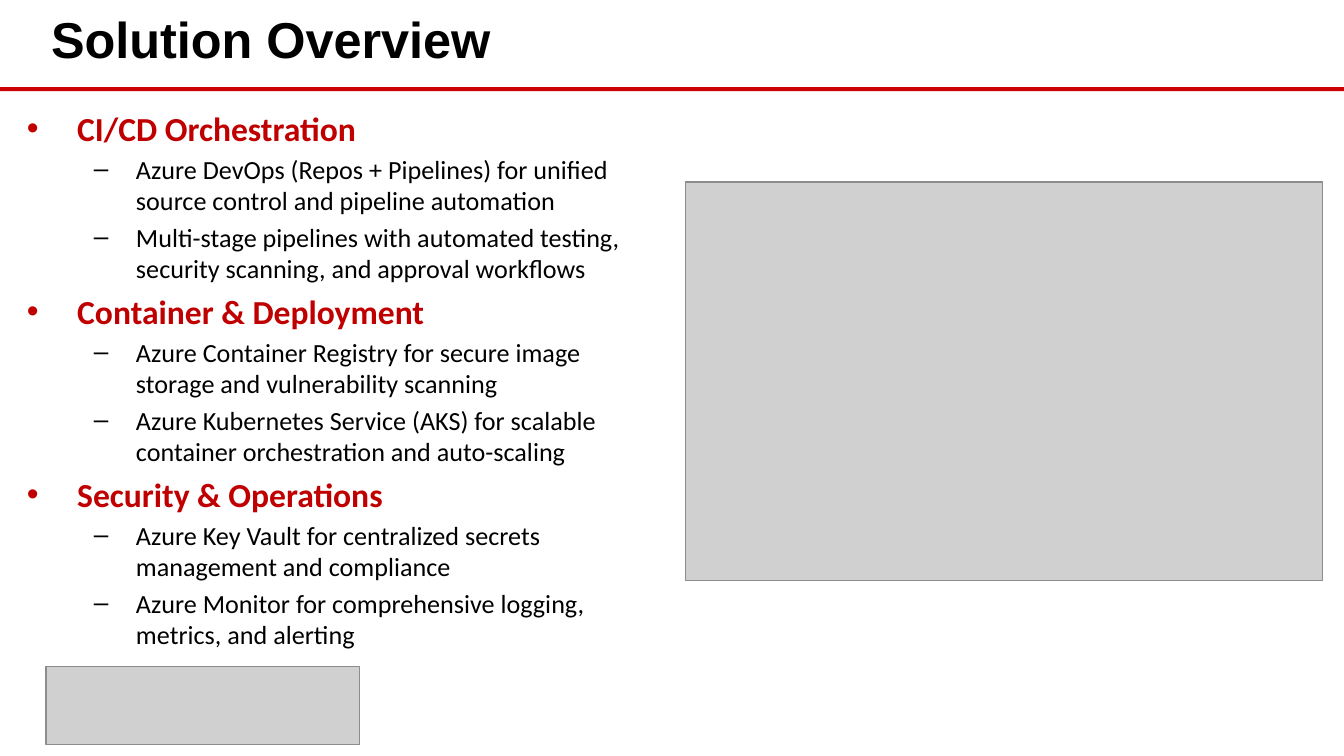
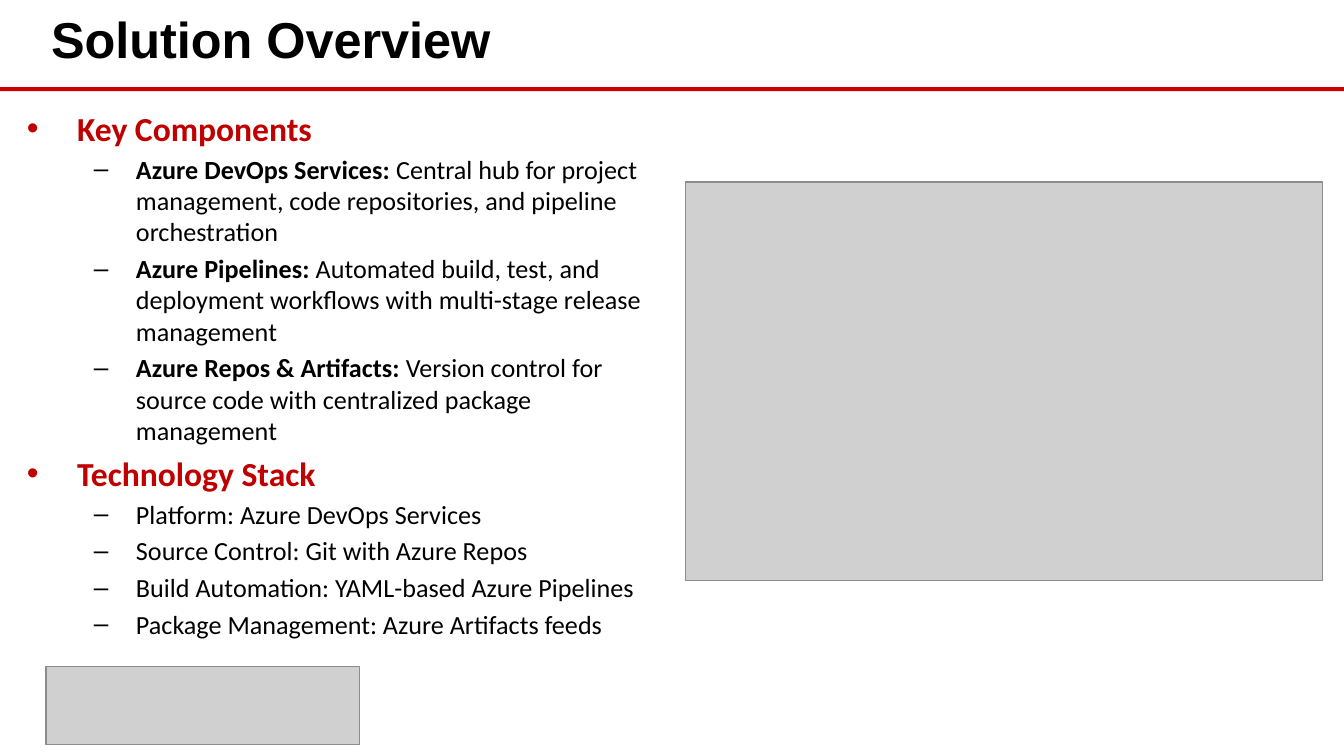
Before and after one commit to eoframework/solutions, a slide deck: slide 4 of solutions/azure/devops/enterprise-platform/presales/solution-briefing.pptx (slide 3 before the commit). Drawn at 1344x756 pixels with LibreOffice and Linux fonts; fonts in the diff are those of the drawing; grey boxes stand for pictures; background and template pictures are left out. Boxes give left, top, right and bottom in pixels: in the first picture for what was removed or moved away, otherwise in the second. Text is boxed around its words. In the diff, an @@ line names an element or a change of style, - is before the commit and + after.

Commit message:
Add Engagement Scope slides with solution-specific scope for Azure solutions
- Document Intelligence: IDP scope (document types, AI/ML complexity, accuracy)
- Enterprise Landing Zone: Landing zone scope (management groups, subscriptions, policies)
- Sentinel SIEM: Security scope (data connectors, analytics rules, log ingestion)
- DevOps Enterprise Platform: DevOps scope (repositories, pipelines, deployments)
- Virtual Desktop: AVD scope (host pools, app groups, user profiles)
- Virtual WAN Global: Network scope (WAN hubs, VPN connections, bandwidth)
- Updated LOE CSVs with proper SCOPE ASSUMPTIONS structure for Doc Intel and Landing Zone
- Regenerated all 6 PPTX files with 11-slide structure including Engagement Scope

```diff
--- a/solutions/azure/devops/enterprise-platform/presales/solution-briefing.pptx
+++ b/solutions/azure/devops/enterprise-platform/presales/solution-briefing.pptx
@@ text at [77,119,641,639]: text changed @@
-• CI/CD Orchestration
-  – Azure DevOps (Repos + Pipelines) for unified source control and pipeline automation
-  – Multi-stage pipelines with automated testing, security scanning, and approval workflows
-• Container & Deployment
-  – Azure Container Registry for secure image storage and vulnerability scanning
-  – Azure Kubernetes Service (AKS) for scalable container orchestration and auto-scaling
-• Security & Operations
-  – Azure Key Vault for centralized secrets management and compliance
-  – Azure Monitor for comprehensive logging, metrics, and alerting
+• Key Components
+  – Azure DevOps Services: Central hub for project management, code repositories, and pipeline orchestration
+  – Azure Pipelines: Automated build, test, and deployment workflows with multi-stage release management
+  – Azure Repos & Artifacts: Version control for source code with centralized package management
+• Technology Stack
+  – Platform: Azure DevOps Services
+  – Source Control: Git with Azure Repos
+  – Build Automation: YAML-based Azure Pipelines
+  – Package Management: Azure Artifacts feeds
```
Also in this commit, not shown: 8 other slides changed, 1 slide added, 13 other files.
